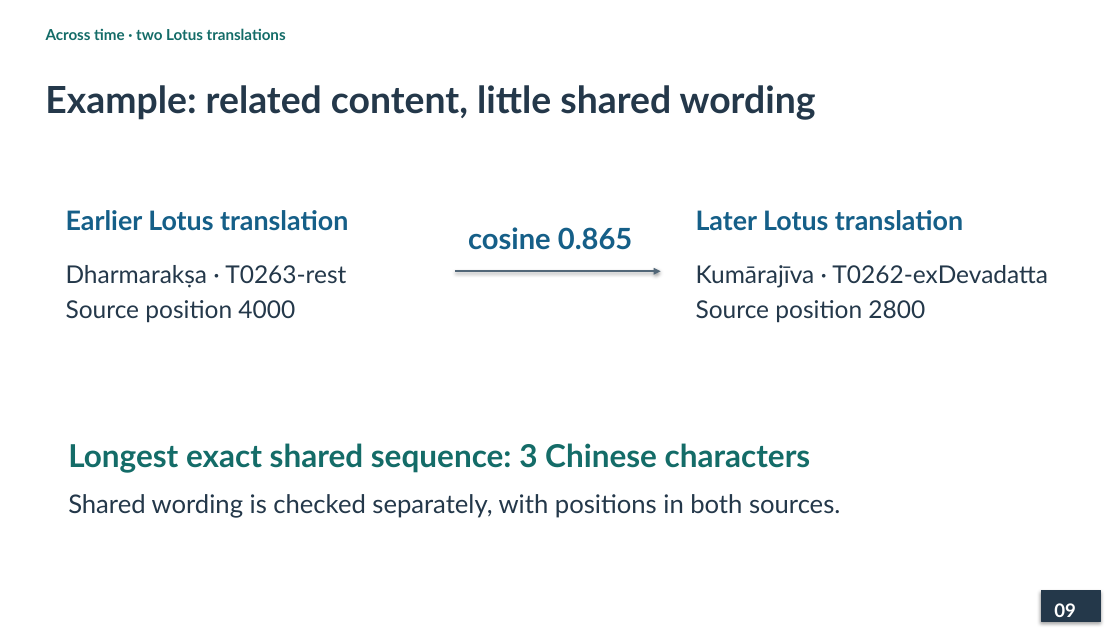
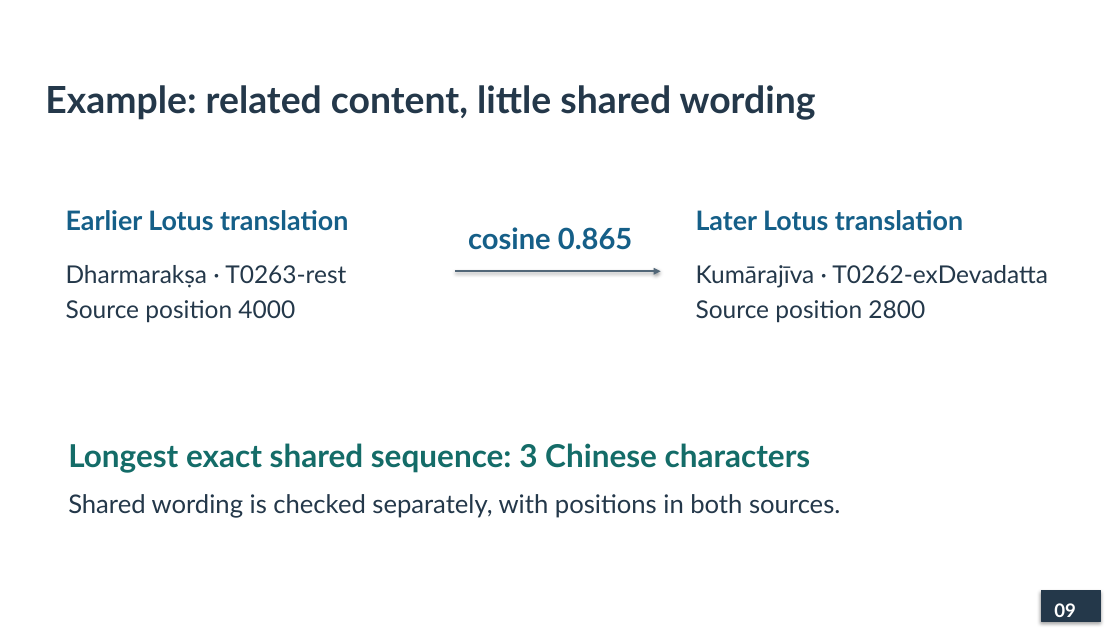
Before and after one commit to lopentu/cohort, a slide deck: slide 9 of docs/presentation/cohort-pnc-2026.pptx. Drawn at 1120x630 pixels with LibreOffice and Linux fonts; fonts in the diff are those of the drawing. Boxes give left, top, right and bottom in pixels: in the first picture for what was removed or moved away, otherwise in the second. Text is boxed around its words. In the diff, an @@ line names an element or a change of style, - is before the commit and + after.

```diff
--- a/docs/presentation/cohort-pnc-2026.pptx
+++ b/docs/presentation/cohort-pnc-2026.pptx
@@ text removed at [46,28,286,40] @@
-Across time · two Lotus translations
```
Also in this commit, not shown: 18 other slides changed, 2 other files.
